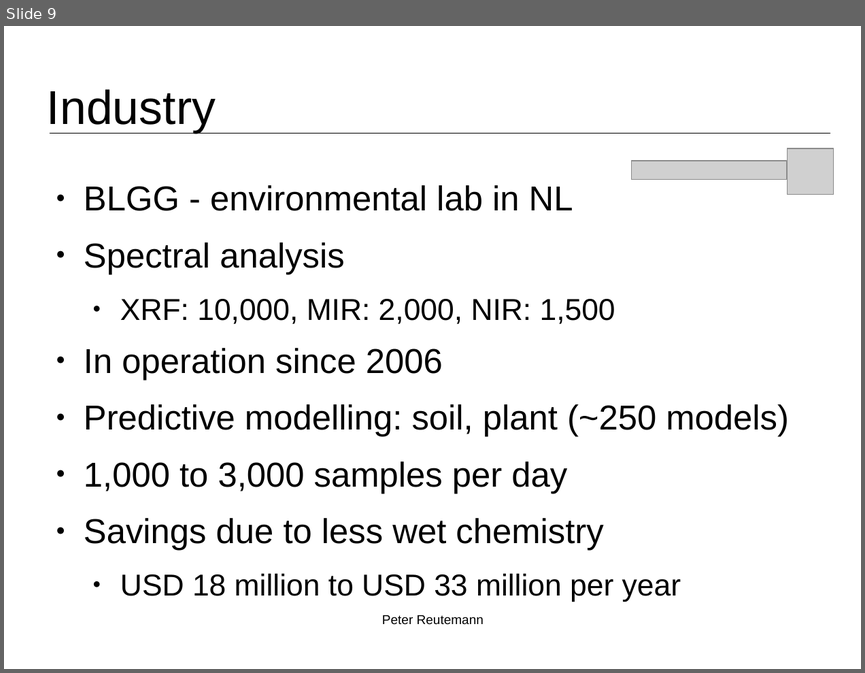
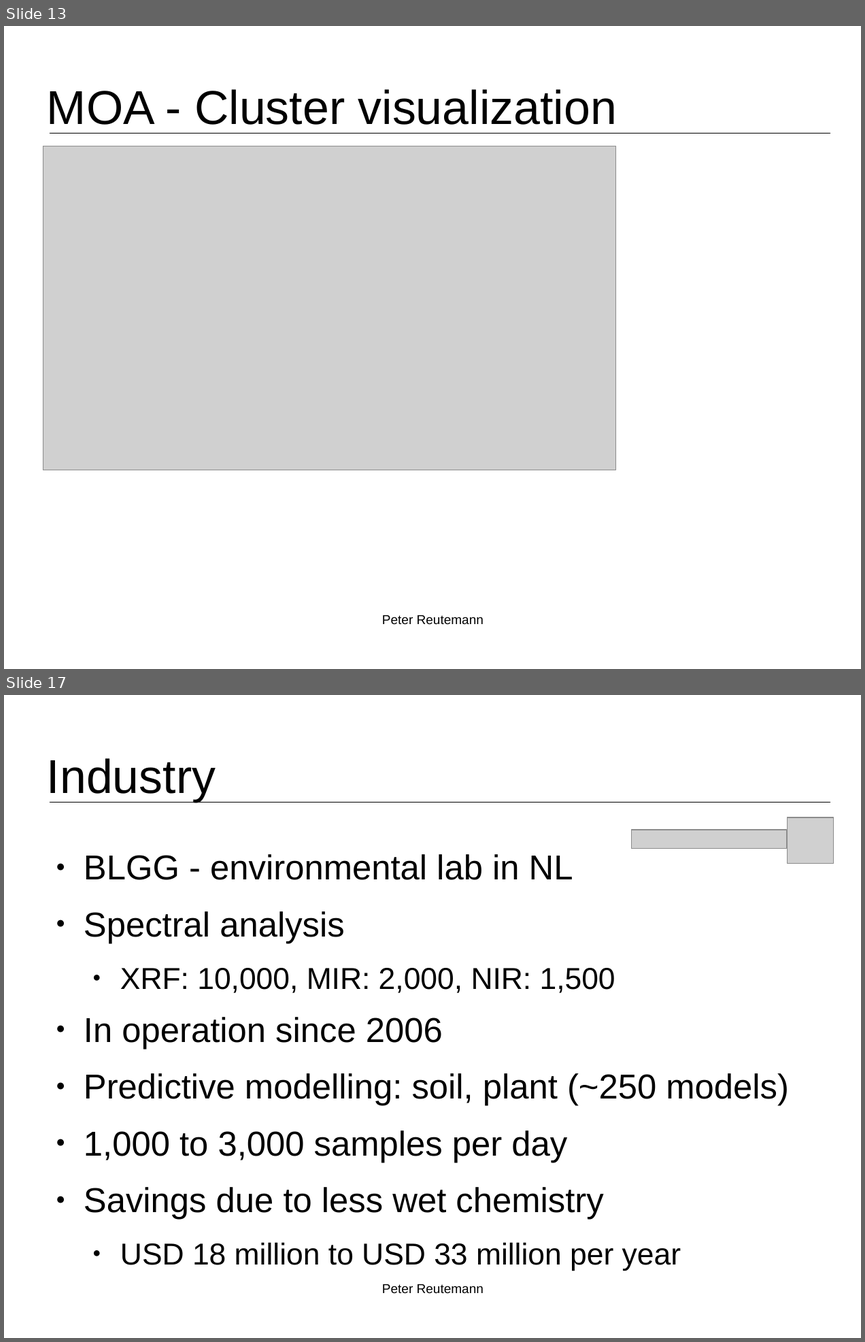
Before and after one commit to fracpete/adams-webpage, a slide deck: events/bigmine2015/bigmine2015-adams-slides.odp. Shown one above the other, each under a label of ours: slide 9 before the commit, slides 13 and 17 after it; the slides between them are not shown. The pictures are 865x673 and 865x1342 pixels, drawn with LibreOffice and Linux fonts; fonts in the diff are those of the drawing; grey boxes stand for pictures; background and template pictures are left out. Boxes give left, top, right and bottom in pixels: in the first picture for what was removed or moved away, otherwise in the second. Text is boxed around its words. In the diff, an @@ line names an element or a change of style, - is before the commit and + after.

```diff
--- a/events/bigmine2015/bigmine2015-adams-slides.odp
+++ b/events/bigmine2015/bigmine2015-adams-slides.odp
@@ slide 13 added at [4, 26, 861, 669], background #FFFFFF; not listed: 1 template element that a slide beside it also shows @@
@@ title added at [47, 89, 617, 125], 44 pt, text #000000 @@
+MOA - Cluster visualization
@@ picture added at [43, 146, 616, 470] @@
@@ text added at [382, 615, 483, 624], 12 pt, text #000000 @@
+Peter Reutemann
@@ what was slide 9 is now slide 17 @@
```
Also in this commit, not shown: 1 slide changed, 7 other slides added, 2 other files.
